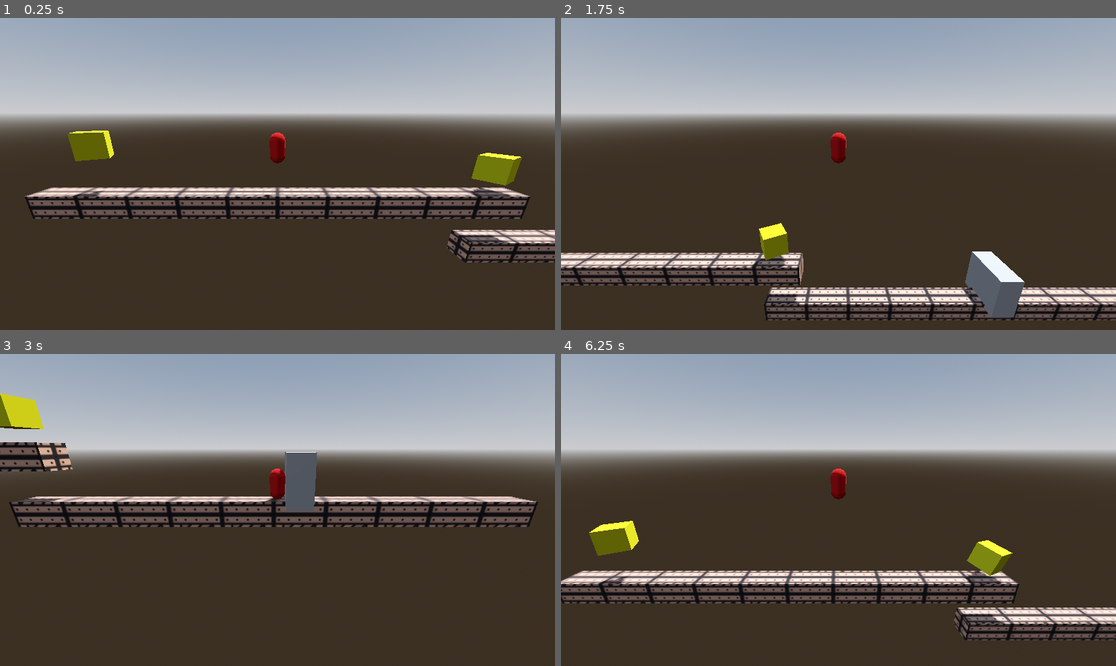
Above: before the commit, frames 1-4 (two rows, left to right).
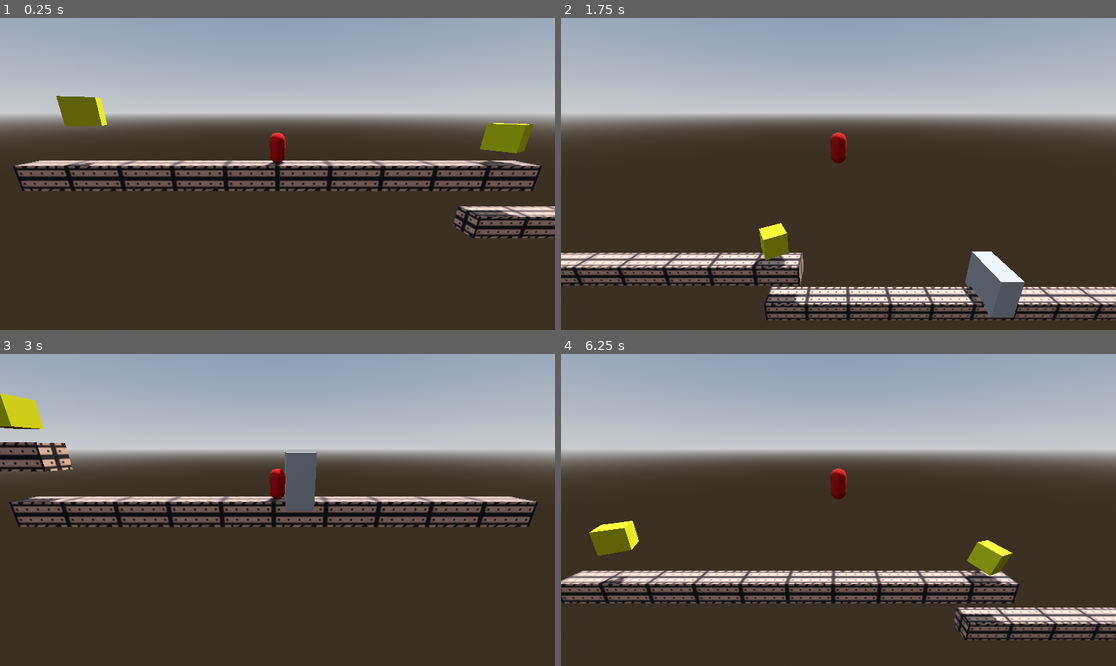
Above: after the commit, the same moments.

Repository: Random-Gate/Hussain-try-3d
Game: Godot game, scene res://scenes/3Dtests.tscn
Two runs of this game, one before a commit and one after it. Both use one fixed random seed, a clock stepped at 60 frames per second and the inputs below.
Inputs:
- Up to frame 1 (0.25 s): no input
- Up to frame 2 (1.75 s): hold D (Right) 0.53-1.28 s; hold Shift (Sprint) 0.53-1.28 s; tap Space (Jump) at 0.77, 1.52 s; hold Down (ui_down) from 1.28 s (still down); tap Shift (Sprint) at 1.35 s
- Up to frame 3 (3 s): release Down (ui_down) at 2.03 s; hold D (Right) 2.03-2.78 s; hold Shift (Sprint) 2.03-2.78 s; hold W (Up) from 2.78 s (still down); tap Shift (Sprint) at 2.85 s
- Up to frame 4 (6.25 s): tap Space (Jump) at 3.02, 3.77, 4.52, 6.02 s; release W (Up) at 3.53 s; hold Shift (Sprint) 3.53-4.28 s; hold A (Left) 3.53-5.03 s; tap Shift (Sprint) at 4.35, 5.85 s; hold Down (ui_down) 5.03-5.78 s; hold Shift (Sprint) 5.03-5.78 s; hold D (Right) from 5.78 s (still down)

The runs differ from the first frame. In frame 1, 19% of the frame differs, in the area x 2-100%, y 24-79%; in frame 2, 0.1%; in frame 3, less than 0.1%; in frame 4, less than 0.1%.

Commit message:
Change player position
From mid air to on floor

Diff:
--- a/scenes/3Dtests.tscn
+++ b/scenes/3Dtests.tscn
@@ -45,7 +45,7 @@
 mesh = SubResource("BoxMesh_rw847")
 
 [node name="CharacterBody3D" parent="." unique_id=2100094950 instance=ExtResource("2_x403i")]
-transform = Transform3D(0.3, 0, 0, 0, 0.3, 0, 0, 0, 0.3, 0, 1.6351597, 0)
+transform = Transform3D(0.3, 0, 0, 0, 0.3, 0, 0, 0, 0.3, 0, 0.682631, 0)
 collision_layer = 3
 collision_mask = 3
 
